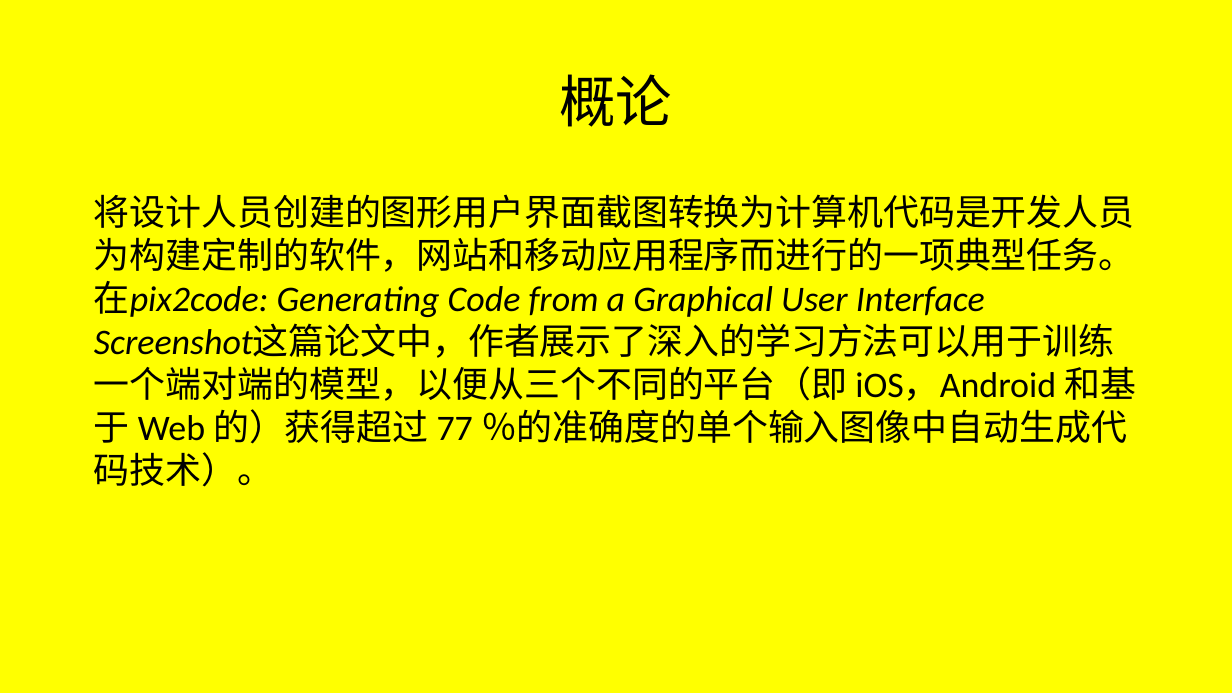
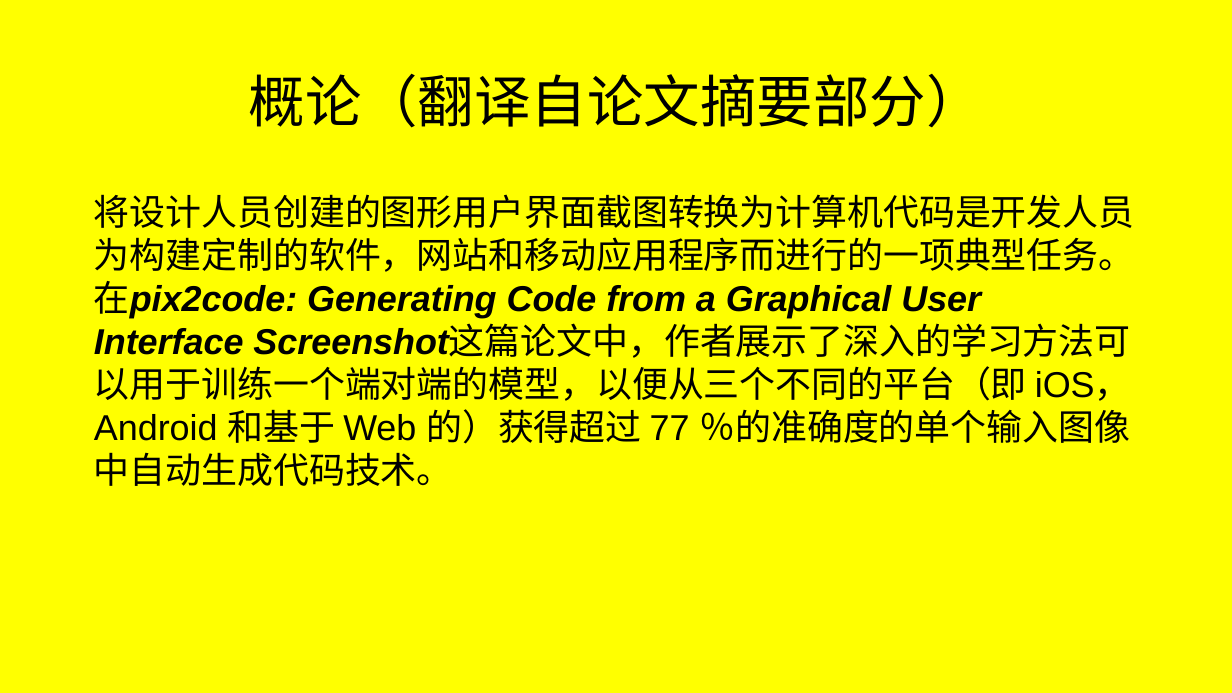
Before and after one commit to JFBabyHorse/learngit-and-BWESE, a slide deck: slide 2 of pix2code学习.pptx. Drawn at 1232x693 pixels with LibreOffice and Linux fonts; fonts in the diff are those of the drawing. Boxes give left, top, right and bottom in pixels: in the first picture for what was removed or moved away, otherwise in the second. Text is boxed around its words. In the diff, an @@ line names an element or a change of style, - is before the commit and + after.

```diff
--- a/pix2code学习.pptx
+++ b/pix2code学习.pptx
@@ title at box(249, 74, 983, 128): text changed @@
-概论
+概论（翻译自论文摘要部分）
@@ text at box(94, 194, 1135, 486): text changed; font Calibri to Arial @@
-将设计人员创建的图形用户界面截图转换为计算机代码是开发人员为构建定制的软件，网站和移动应用程序而进行的一项典型任务。 在pix2code: Generating Code from a Graphical User Interface Screenshot这篇论文中，作者展示了深入的学习方法可以用于训练一个端对端的模型，以便从三个不同的平台（即 iOS，Android 和基于 Web 的）获得超过 77 ％的准确度的单个输入图像中自动生成代码技术）。
+将设计人员创建的图形用户界面截图转换为计算机代码是开发人员为构建定制的软件，网站和移动应用程序而进行的一项典型任务。 在pix2code: Generating Code from a Graphical User Interface Screenshot这篇论文中，作者展示了深入的学习方法可以用于训练一个端对端的模型，以便从三个不同的平台（即 iOS，Android 和基于 Web 的）获得超过 77 ％的准确度的单个输入图像中自动生成代码技术。
```
Also in this commit, not shown: 8 other slides changed, 1 slide removed.
